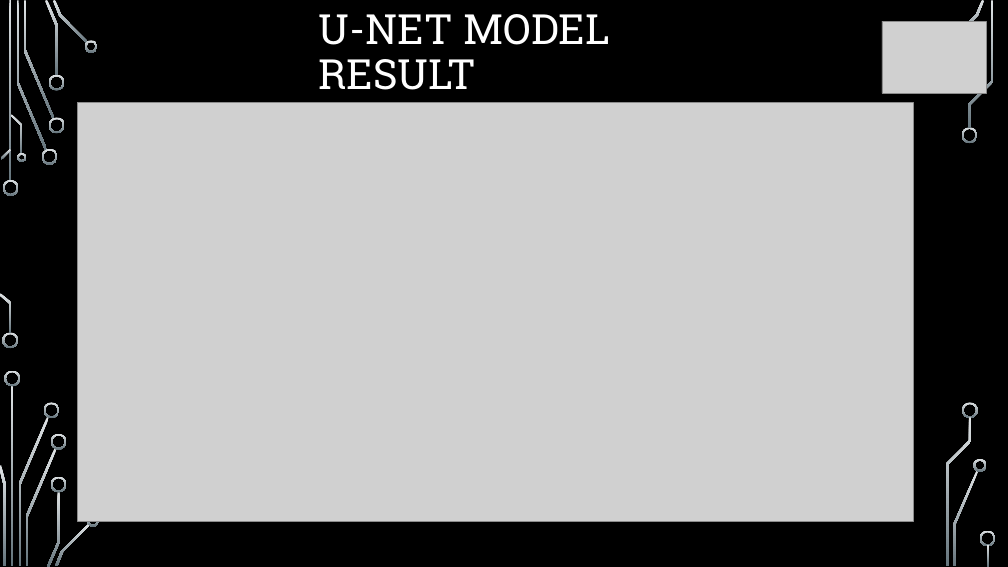
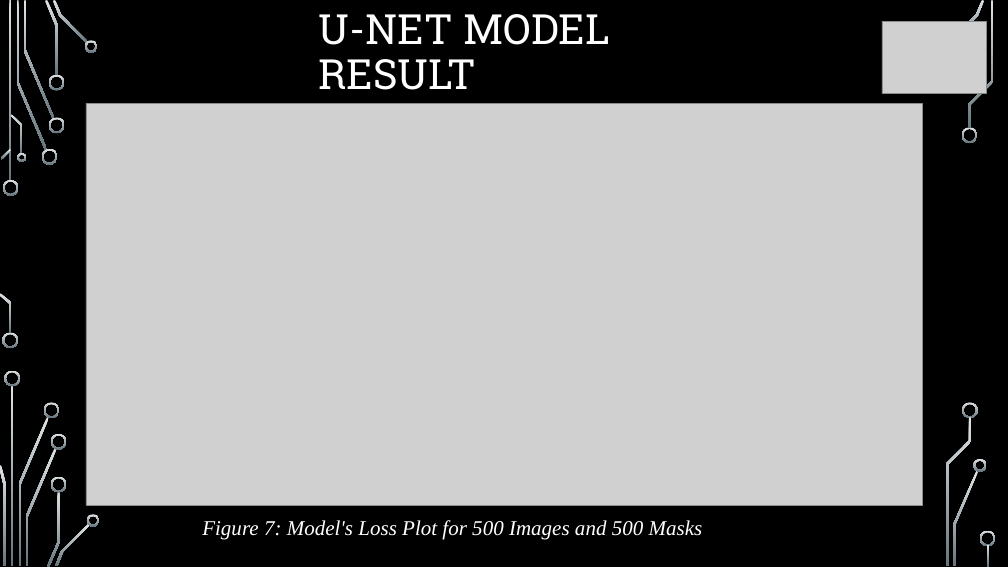
Before and after one commit to Group5FinalProject/Cancer_Champions, a slide deck: slide 11 of Cancer_Champions_PPT.pptx. Drawn at 1008x567 pixels with LibreOffice and Linux fonts; fonts in the diff are those of the drawing; grey boxes stand for pictures; background and template pictures are left out. Boxes give left, top, right and bottom in pixels: in the first picture for what was removed or moved away, otherwise in the second. Text is boxed around its words. In the diff, an @@ line names an element or a change of style, - is before the commit and + after.

```diff
--- a/Cancer_Champions_PPT.pptx
+++ b/Cancer_Champions_PPT.pptx
@@ picture: place and size @@
-picture at <box>78,103,913,522</box>
+picture at <box>86,104,923,505</box>
@@ text added at <box>202,520,703,539</box>, 20 pt, text #FFFFFF, italic @@
+Figure 7: Model's Loss Plot for 500 Images and 500 Masks
```
Also in this commit, not shown: 9 other slides changed, 1 slide added, 2 slides removed.
